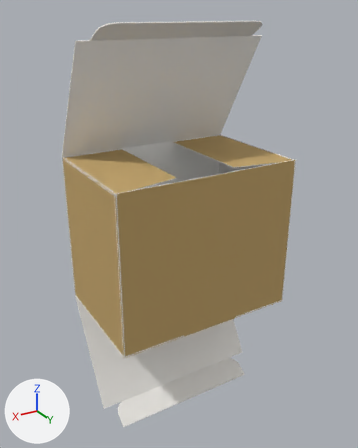
Two versions of the glTF model public/models/generated/box-acb6c9181a81c17e-fefco0210-fold30.glb, one commit apart.
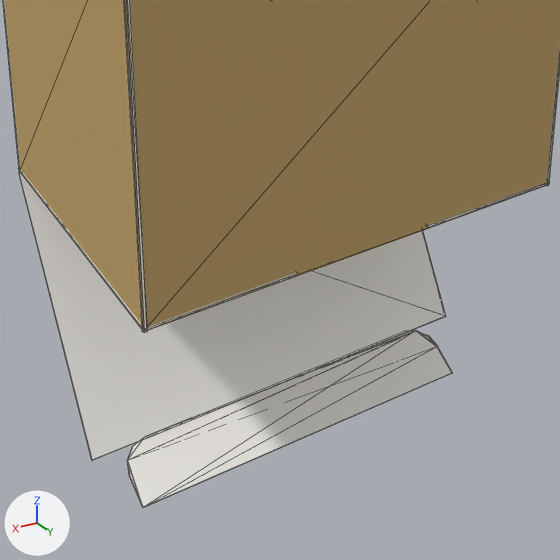
There are two pictures of each version: one whole from a 50 mm camera at (0.38, 0.637, 0.458) aimed at (-0.005, -0.004, 0.138), one close up on the part from 19% to 80% of the width and 51% to 100% of the height. Arrows for +X, +Y and +Z are at lower left; the lights stay in place. The first two pictures are the older version. The close-ups show mesh edges as thin lines. Where no turn or scale is listed for an object, it has been applied to the vertices. Vertices at exactly the same position are counted once.

Script lines for the objects in view, before the commit:
```python
ob_packive_box_fefco0210 = bpy.data.objects.new('Packive_Box_fefco0210', me_plane)
ob_packive_box_fefco0210.location = (0.0, -0.0993, 0.125)
```
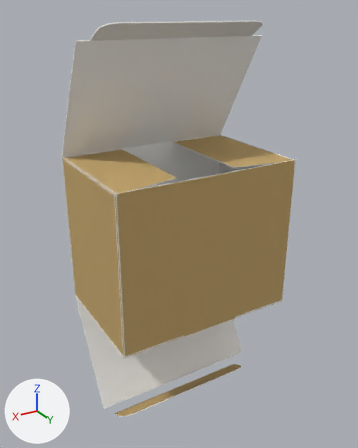
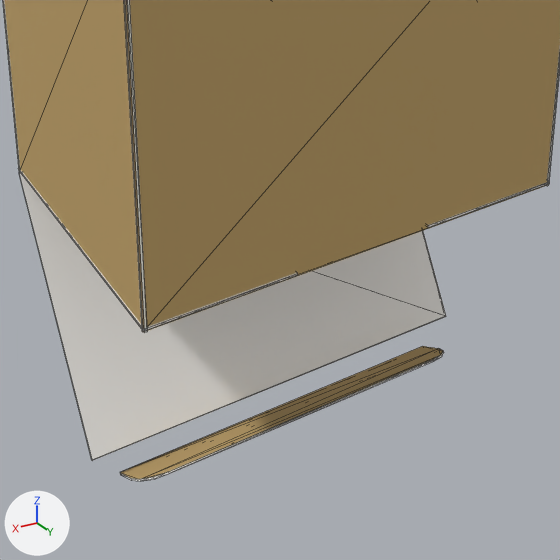
Commit message: fix(3d-mockup): FEFCO 0210 하단 lock tab 방향 — 상단과 동일하게 (lid body 안쪽으로)

Location of each change, (x1, y1, x2, y2) in pixels of the close-ups (560 x 560 px; the box of a moved part takes in the faces that stretch with it):
'Packive_Box_fefco0210', reshaped
    before: (3, 0, 560, 508)
    after: (3, 0, 560, 481)
part 1 of me_plane, moved or reshaped
    before: (127, 330, 453, 508)
    after: (120, 346, 444, 481)

The change, as a list of edits to the scene's bpy script:
```text
Change me_plane:
    used by ob_packive_box_fefco0210; location = (0.0, -0.0993, 0.125)
    remove me_plane.from_pydata(...)  # 120 vertices, 192 faces; spans x -0.15..0.15, y -0.001..0.199, z -0.32..0.32
    add me_plane.from_pydata(...)  # 120 vertices, 192 faces; spans x -0.15..0.15, y -0.001..0.199, z -0.322..0.32
    me_plane part 1: the loose piece of 20 vertices spanning x -0.13..0.13, y 0.098..0.136, z -0.32..-0.298 is turned -120 degrees about the x axis through its middle, then moved by (0.0, 0.0, -0.001)
```
